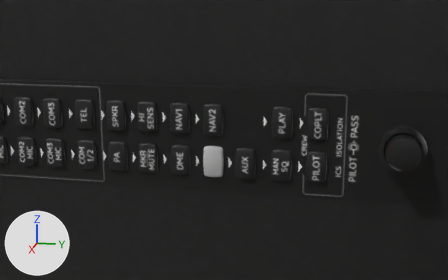
Before and after pictures for a commit that changed the glTF model Models/Interior/Panel/c172sp-panel/c172sp-interior.gltf.
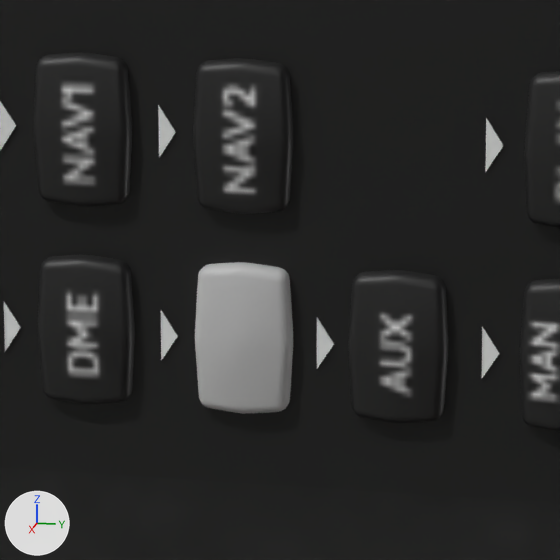
Each version is shown from a camera (50 mm lens) standing at (-0.1642, -0.0107, 0.0294) and looking at (-0.3647, -0.0508, -0.0207), then close up on the part from 36% to 62% of the width and 33% to 74% of the height. Lighting does not change. The marker at lower left points along +X, +Y and +Z. The first two pictures are the older version. Where no turn or scale is listed for an object, it has been applied to the vertices.

Objects in the first close-up: 'AP.L6', 'AP.L7', 'AP.L8', 'AP.L9', 'AP.R6', 'AP.R7', 'AP.R8', 'panel', 'panel_1_glass' and 7 more.
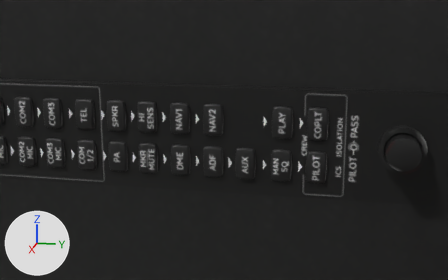
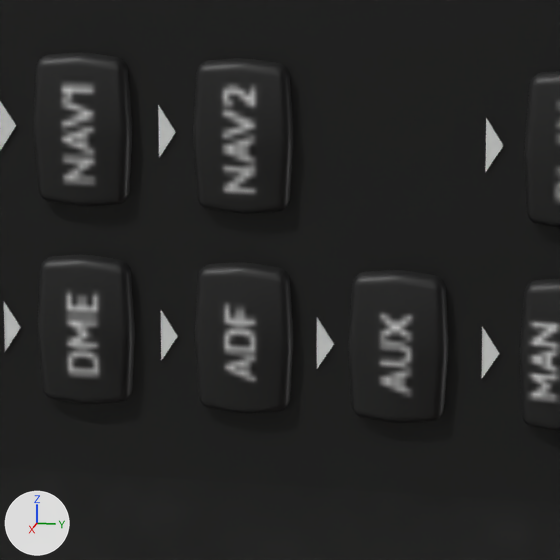
Pixel boxes [x1, y1, x2, y2] of what changed, in the close-ups (560 x 560 px):
'AP.L7', recoloured (light grey to black): [195, 262, 293, 414] in both

What changed in the scene script:
```text
Change me_ap_l1_mesh_001:
    where me_ap_l1_mesh_001.from_pydata(...)  # 241 vertices, 440 faces; spans x -0.36321..-0.36119, y -0.05753..-0.05055, z -0.03342..-0.02254
    remove me_ap_l1_mesh_001.materials.append(mat_selector_panel)  # light grey #d1d1d1
    add me_ap_l1_mesh_001.materials.append(mat_panel_fg1000)  # picture img_panel_fg1000
```
